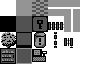
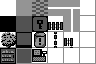
Two versions of the same layered image (96px x 64px). Layer-by-layer changes:
showed "bg" over [0, 0, 96, 64]
